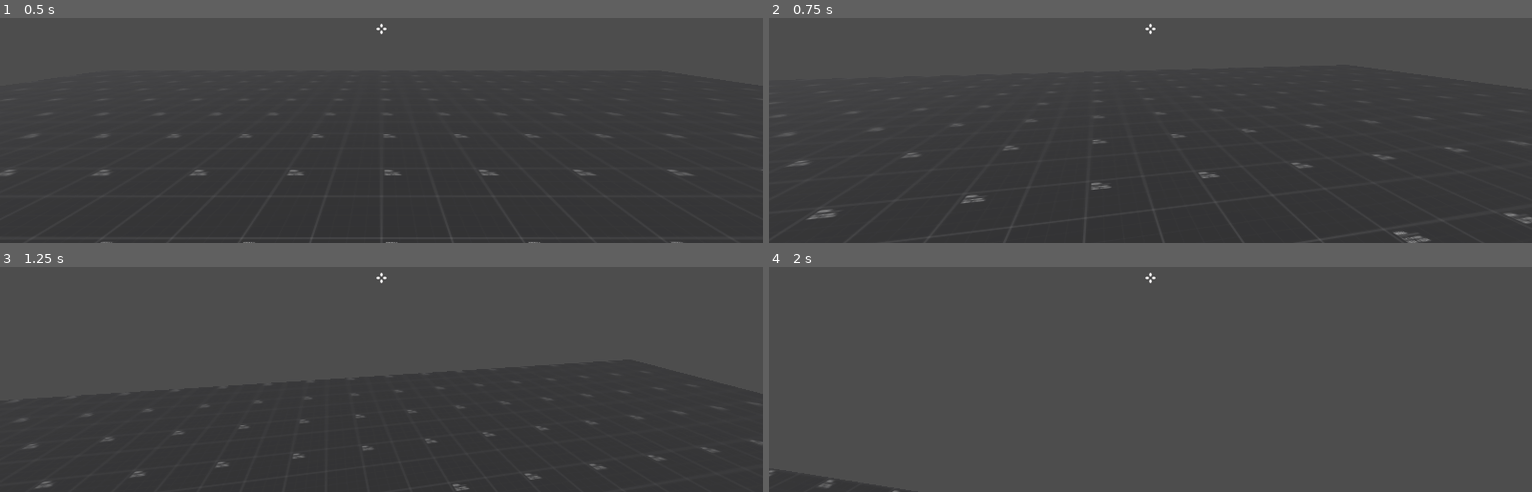
Above: before the commit, frames 1-4 (two rows, left to right).
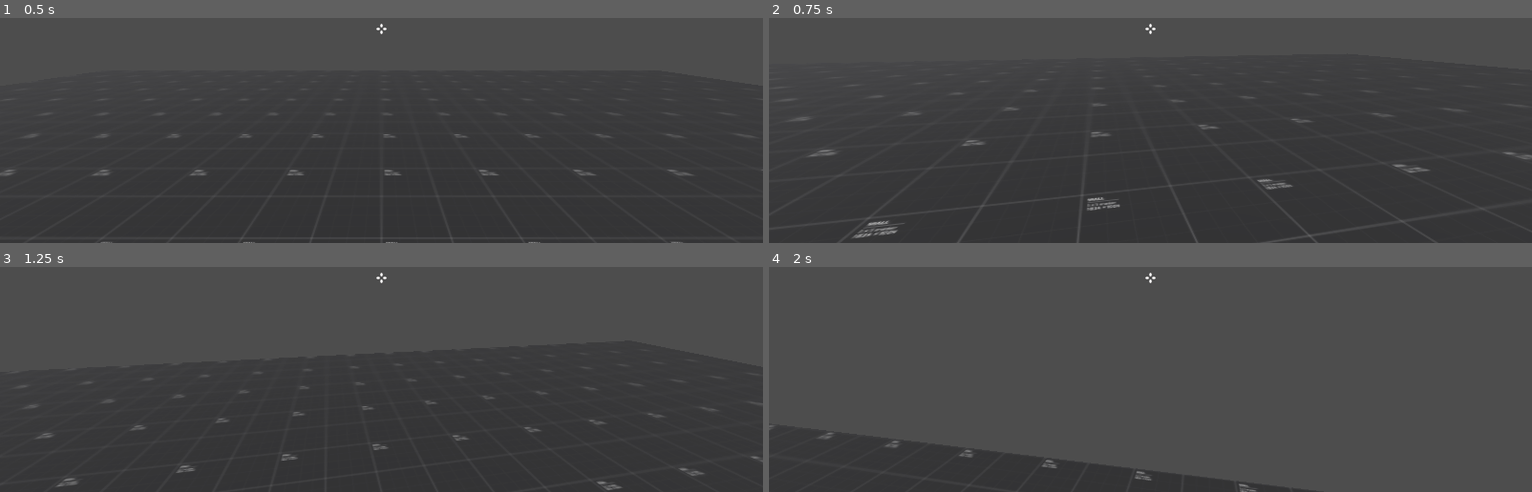
Above: after the commit, the same moments.

Repository: Tresillo/FlawedPhantasms
Game: Godot game, scene res://Scenes/main.tscn
Two runs of this game, one before a commit and one after it. Both use one fixed random seed, a clock stepped at 60 frames per second and the inputs below.
Inputs (mouse positions are in pixels of both pictures, inside the frame that each line leads up to):
- Up to frame 1 (0.5 s): no input
- Up to frame 2 (0.75 s): tap Enter at 0.5 s; move the mouse to (1188, 27) at 0.52 s; hold W (move_forward) from 0.53 s (still down); hold Ctrl (crouch) from 0.53 s (still down)
- Up to frame 3 (1.25 s): keep holding W (move_forward); keep holding Ctrl (crouch); tap Space (jump) at 0.77, 1.07 s; click (419, 276) at 0.8 s
- Up to frame 4 (2 s): keep holding W (move_forward); move the mouse to (1112, 280) at 1.27 s; release Ctrl (crouch) at 1.28 s; click (1112, 280) at 1.35 s; tap Space (jump) at 1.52, 1.55, 1.82 s

Frame 1 is identical in both runs. In frame 2, 1.4% of the frame differs, in the area x 1-100%, y 32-100%; in frame 3, 0.8%; in frame 4, 3.8%, in the area x 0-72%, y 73-100%.
Error before the commit: Invalid access to property or key 'position' on a base object of type 'Nil'. (res://Scripts/Player.gd:73)

Commit message:
allowed for multiple players on scene at once while only one of them being conrolled at any one time

Diff:
--- a/Prefabs/Player.tscn
+++ b/Prefabs/Player.tscn
@@ -1,8 +1,10 @@
-[gd_scene load_steps=6 format=3 uid="uid://d3jl2cm236pj4"]
+[gd_scene load_steps=7 format=3 uid="uid://d3jl2cm236pj4"]
 
 [ext_resource type="Script" path="res://Scripts/Player.gd" id="1_ylgb0"]
+[ext_resource type="Material" path="res://Assets/Placeholder/ph_mat_light.tres" id="2_s5l6v"]
 
 [sub_resource type="CapsuleMesh" id="CapsuleMesh_8iuk3"]
+material = ExtResource("2_s5l6v")
 radius = 0.4
 height = 1.8
 
@@ -21,7 +23,6 @@
 radius = 0.4
 
 [node name="Player" type="CharacterBody3D"]
-collision_layer = 0
 collision_mask = 3
 platform_floor_layers = 4294967041
 platform_wall_layers = 2
--- a/Scripts/Player.gd
+++ b/Scripts/Player.gd
@@ -1,4 +1,5 @@
 extends CharacterBody3D
+class_name Player
 
 @export_category("Movement Properties")
 @export var _speed: float = 6.0
@@ -6,6 +7,7 @@
 @export var _aerial_influence: float = 10.0
 @export var _grounded_acceleration: float = 0.21
 @export var _max_speed: float = 15
+@export var _disabled: bool
 
 @export_category("Crouching Properties")
 @export var _crouch_dist: float = 0.8
@@ -16,7 +18,7 @@
 
 @export_category("Interacting Properties")
 @export var _mouse_sensitivity: float = 3
-@export var _interact_dist: float = 5
+@export var _interact_dist: float = 30
 
 var player_cam: Camera3D
 @onready var gravity: float = -ProjectSettings.get_setting("physics/3d/default_gravity")
@@ -24,19 +26,17 @@
 var _crouching: bool = false
 var _crouch_tween: Tween
 
-var _disable_move: bool
-
 
 func _ready():
+	print(_disabled)
 	Input.mouse_mode = Input.MOUSE_MODE_CAPTURED
 	_crouching = false
-	_disable_move = false
 	player_cam = null
 
 
 func _process(delta):
 
-	if player_cam == null and get_node("MainCam"):
+	if player_cam == null and find_child("MainCam")!= null:
 		player_cam = get_node("MainCam")
 		var temp_cam_mark = $CameraMarker
 		player_cam.global_position = temp_cam_mark.global_position
@@ -49,16 +49,16 @@
 
 	#get each input relative to mouse
 	var dir = Vector3()
-	if Input.is_action_pressed("move_right") and not _disable_move:
+	if Input.is_action_pressed("move_right") and not _disabled:
 		#Adds relative vector of the global normalized grid
 		dir += global_basis.x
-	if Input.is_action_pressed("move_left") and not _disable_move:
+	if Input.is_action_pressed("move_left") and not _disabled:
 		#Adds relative vector of the global normalized grid
 		dir += -global_basis.x
-	if Input.is_action_pressed("move_backward") and not _disable_move:
+	if Input.is_action_pressed("move_backward") and not _disabled:
 		#Adds relative vector of the global normalized grid
 		dir += global_basis.z
-	if Input.is_action_pressed("move_forward") and not _disable_move:
+	if Input.is_action_pressed("move_forward") and not _disabled:
 		#Adds relative vector of the global normalized grid
 		dir += -global_basis.z
 
@@ -67,10 +67,10 @@
 	var hvel = dir * _speed
 
 	#requirements to crouch
-	if Input.is_action_pressed("crouch") and is_on_floor() and not _crouching and not _disable_move:
+	if Input.is_action_pressed("crouch") and is_on_floor() and not _crouching and not _disabled:
 		_crouching = true
 
-		var crouch_target = player_cam.position
+		var crouch_target = $CameraMarker.position
 		crouch_target.y = _crouch_dist - 1
 		_setup_crouch_tween(crouch_target)
 
@@ -79,7 +79,7 @@
 			and is_on_floor() and not $UncrouchShapecast.is_colliding():
 		_crouching = false
 
-		var stand_target = player_cam.position
+		var stand_target = $CameraMarker.position
 		stand_target.y = _stand_dist - 1
 		_setup_crouch_tween(stand_target)
 
@@ -113,13 +113,13 @@
 	move_and_slide()
 
 	#jumping
-	if is_on_floor() and Input.is_action_just_pressed("jump") and not _disable_move:
+	if is_on_floor() and Input.is_action_just_pressed("jump") and not _disabled:
 		velocity.y = _jump_height
 
 
 func _physics_process(delta):
 	var space_state = get_world_3d().direct_space_state
-	if Input.is_action_just_pressed("interact"):
+	if Input.is_action_just_pressed("interact") and not _disabled:
 		#cast a ray from camera to find a burnable object
 		var screen_center = get_viewport().size * 0.5
 		var from = player_cam.project_ray_origin(screen_center)
@@ -127,11 +127,13 @@
 
 		#cast ray
 		var ray_query = PhysicsRayQueryParameters3D.create(to,from)
+		ray_query.exclude = [self]
 		var ray_result = space_state.intersect_ray(ray_query)
 
 		if ray_result:
 			print("Hit " + str(ray_result.collider) + " at position " + str(ray_result.position))
-			#DO INTERACTION THINGS HERE
+			if ray_result.collider is Player:
+				_transfer_main_cam(ray_result.collider as Player)
 		else:
 			print("No object hit")
 
@@ -148,7 +150,6 @@
 		#Stop euler angles enabling player cam movement
 		$CameraMarker.rotation.y = 0
 		$CameraMarker.rotation.z = 0
-		#print(player_cam.rotation)
 
 
 func _setup_crouch_tween(target):
@@ -165,7 +166,7 @@
 			$StandingCollider.disabled = _crouching
 	)
 	#Interpolate camera height
-	_crouch_tween.chain().tween_property(player_cam, "position", target, _crouch_speed)
+	_crouch_tween.chain().tween_property($CameraMarker, "position", target, _crouch_speed)
 	#When crouch is done, enable / disable raycasts and colliders
 	_crouch_tween.chain().tween_callback(func():
 		if _crouching:
@@ -173,3 +174,13 @@
 		#enable checking for ceilings when crouching
 		$UncrouchShapecast.enabled = _crouching
 	)
+
+
+func _transfer_main_cam(target:Player):
+	_disabled = true
+	if _crouch_tween is Tween:
+		if _crouch_tween.is_running():
+			await _crouch_tween.finished
+
+	var transfer_tween = get_tree().create_tween().bind_node(self).set_trans(Tween.TRANS_SINE)
+	#transfer_tween.tween_callback(func():)
